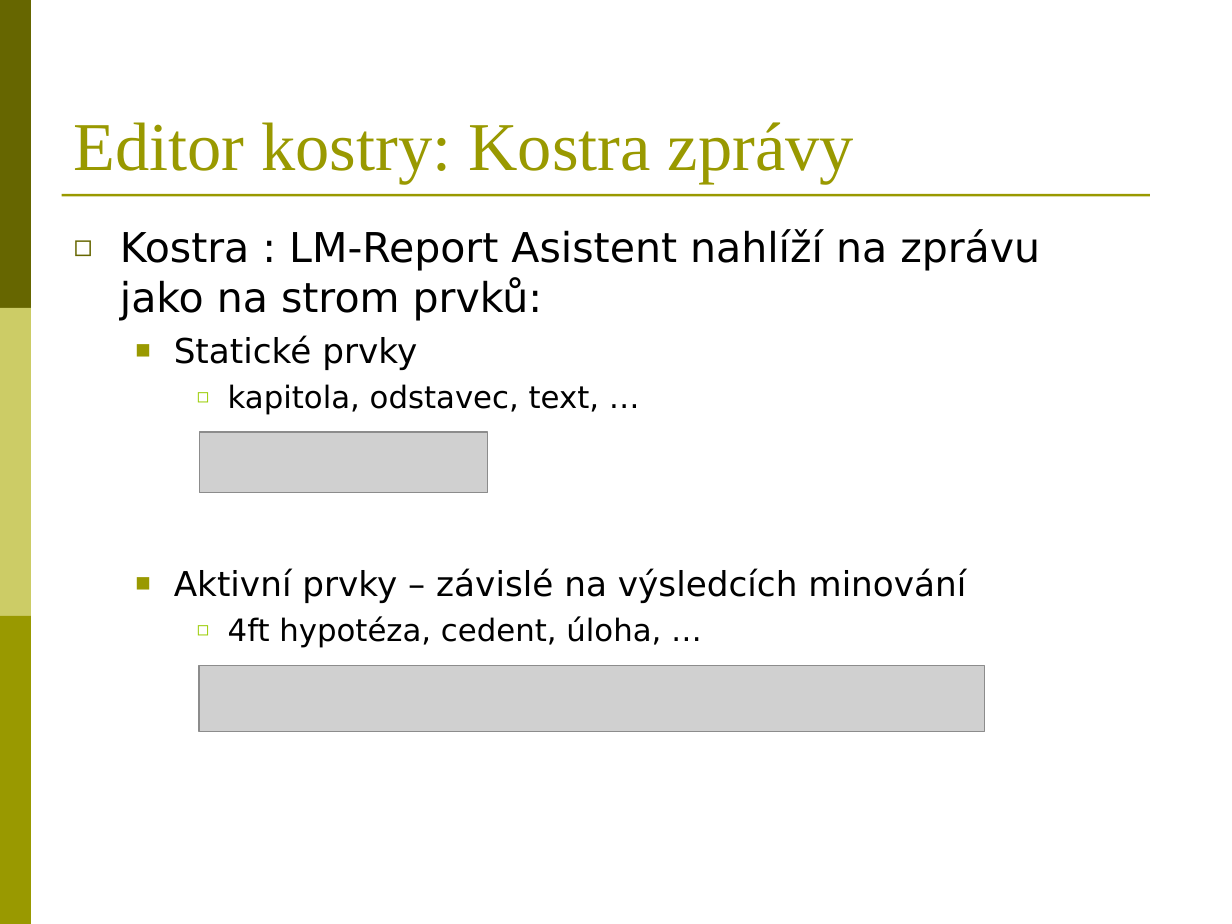
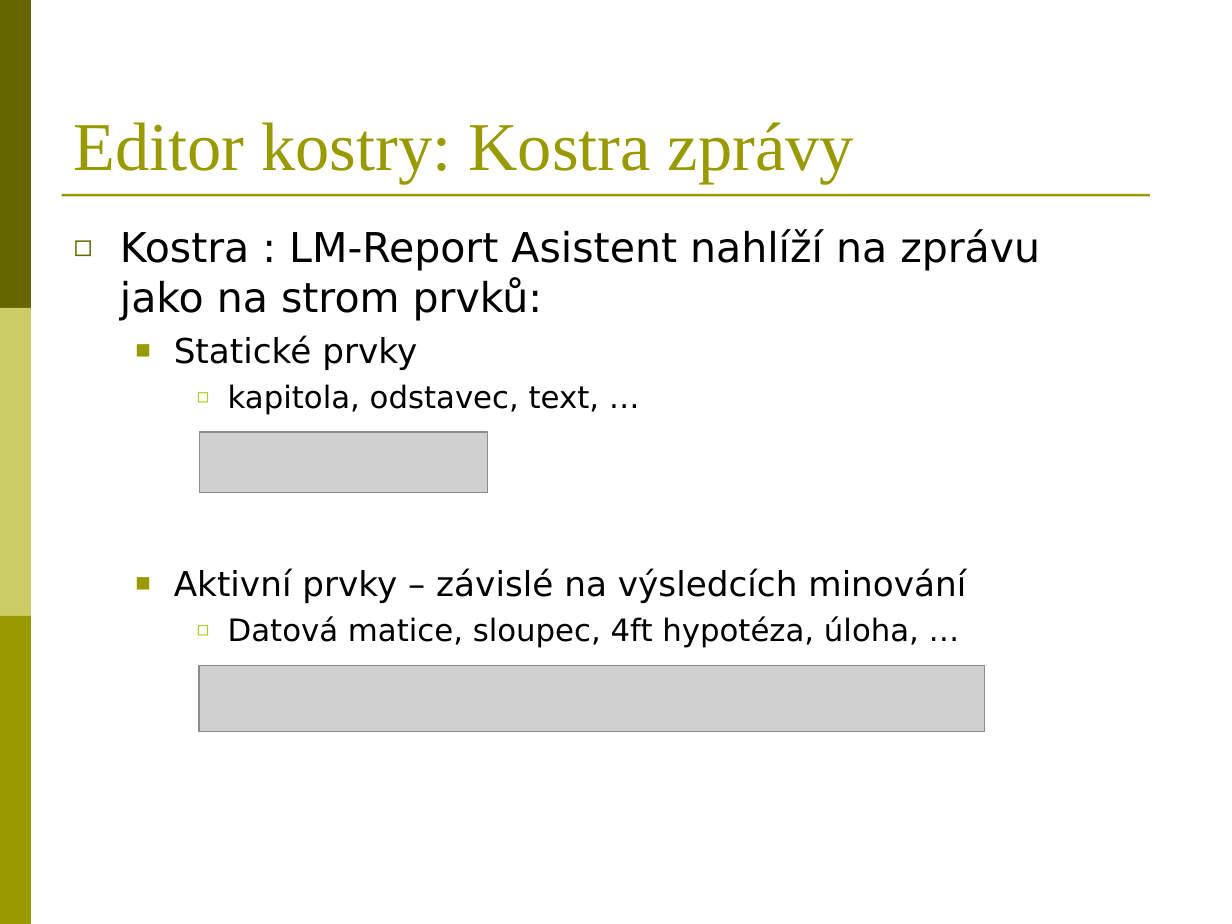
Before and after one commit to BackupTheBerlios/reportasistent-svn, a slide deck: slide 5 of trunk/Dokumenty/LM-Report Asistent.ppt. Drawn at 1232x924 pixels with LibreOffice and Linux fonts; fonts in the diff are those of the drawing; grey boxes stand for pictures. Boxes give left, top, right and bottom in pixels: in the first picture for what was removed or moved away, otherwise in the second. Text is boxed around its words. In the diff, an @@ line names an element or a change of style, - is before the commit and + after.

```diff
--- a/trunk/Dokumenty/LM-Report Asistent.ppt
+++ b/trunk/Dokumenty/LM-Report Asistent.ppt
@@ text at <box>228,616,919,648</box>: text changed @@
-    ◻ 4ft hypotéza, cedent, úloha, …
+    ◻ Datová matice, sloupec, 4ft hypotéza, úloha, …
```
Also in this commit, not shown: 3 other slides changed.
